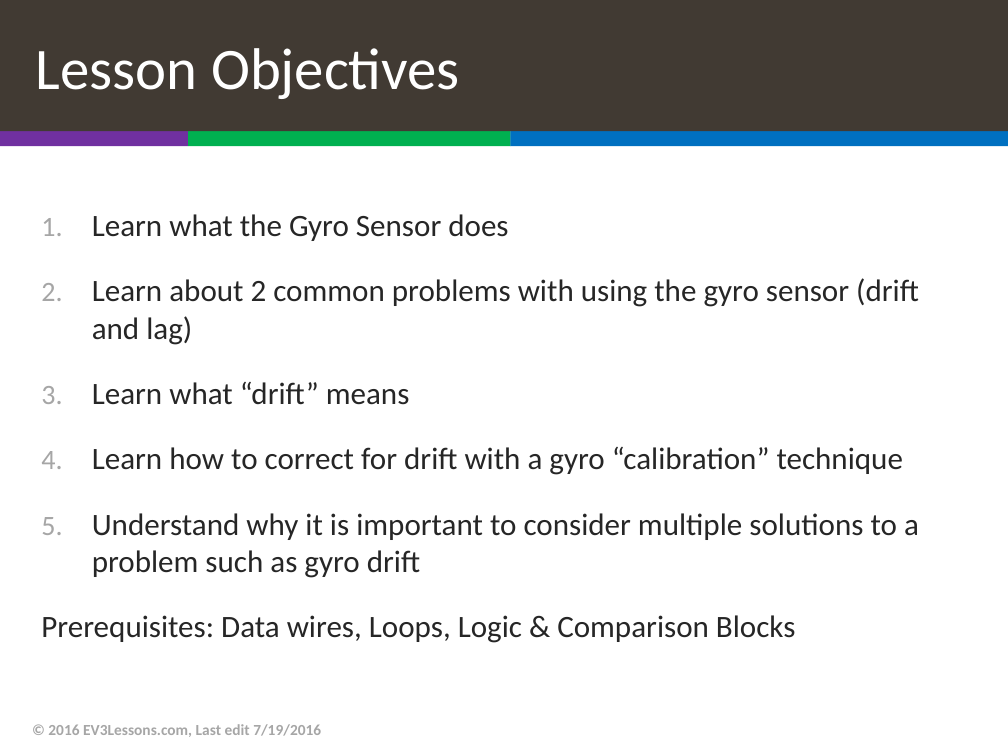
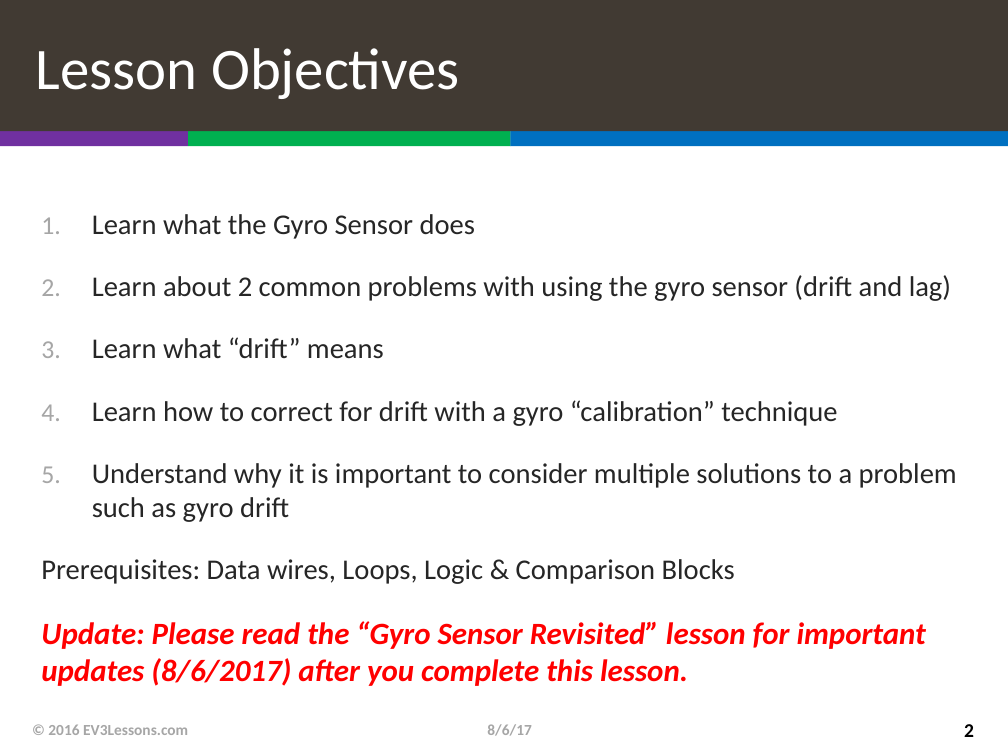
Before and after one commit to TheVinhLuong102/ev3lessons-classic, a slide deck: slide 2 of advanced/Gyro.pptx. Drawn at 1008x756 pixels with LibreOffice and Linux fonts; fonts in the diff are those of the drawing. Boxes give left, top, right and bottom in pixels: in the first picture for what was removed or moved away, otherwise in the second. Text is boxed around its words. In the diff, an @@ line names an element or a change of style, - is before the commit and + after.

Commit message:
New Gyro Lesson

```diff
--- a/advanced/Gyro.pptx
+++ b/advanced/Gyro.pptx
@@ text at (41,214,957,584): size 22.2 to 20.4 pt in "Learn what the Gyro Sensor does", "Learn about 2 common problems with using ...", "Learn what “drift” means", "Learn how to correct for drift with ..." and 2 more places @@
@@ text at (41,621,926,686): paragraph added @@
+  Update: Please read the “Gyro Sensor Revisited” lesson for important updates (8/6/2017) after you complete this lesson.
@@ text at (48,724,188,735): text changed @@
-© 2016 EV3Lessons.com, Last edit 7/19/2016
+© 2016 EV3Lessons.com
@@ text added at (487,724,531,736), 11 pt, text #A6A6A6, bold @@
+8/6/17
@@ page number added at (964,724,974,737), 14 pt, text #000000, bold @@
+2
```
Also in this commit, not shown: 11 other slides changed, 46 other files.
